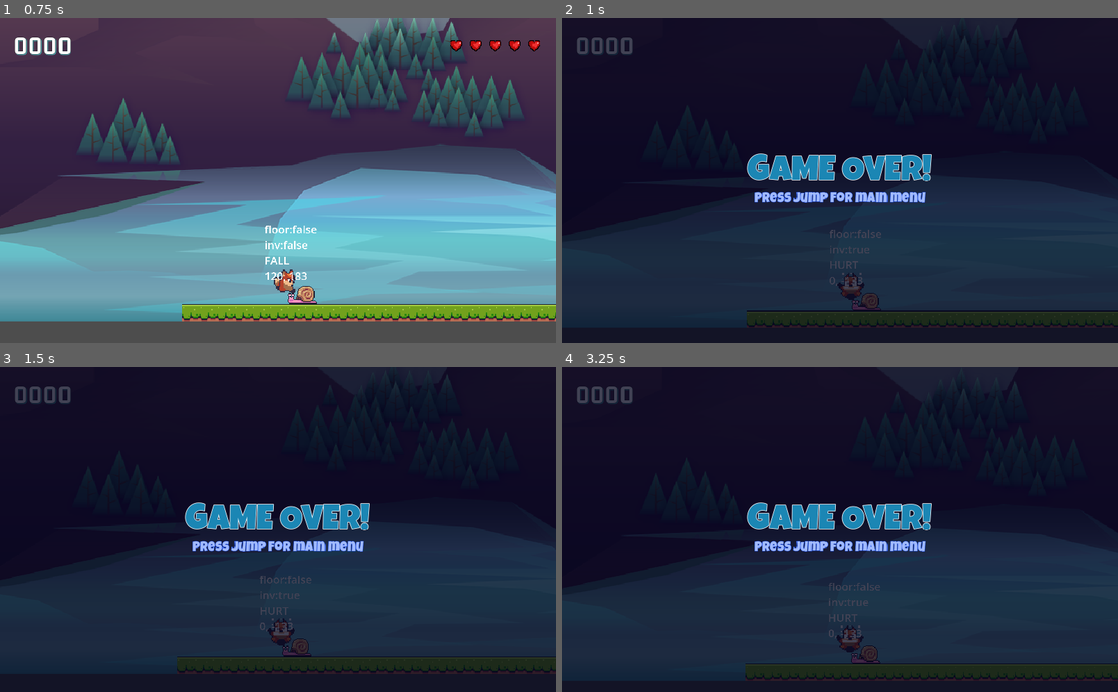
Above: before the commit, frames 1-4 (two rows, left to right).
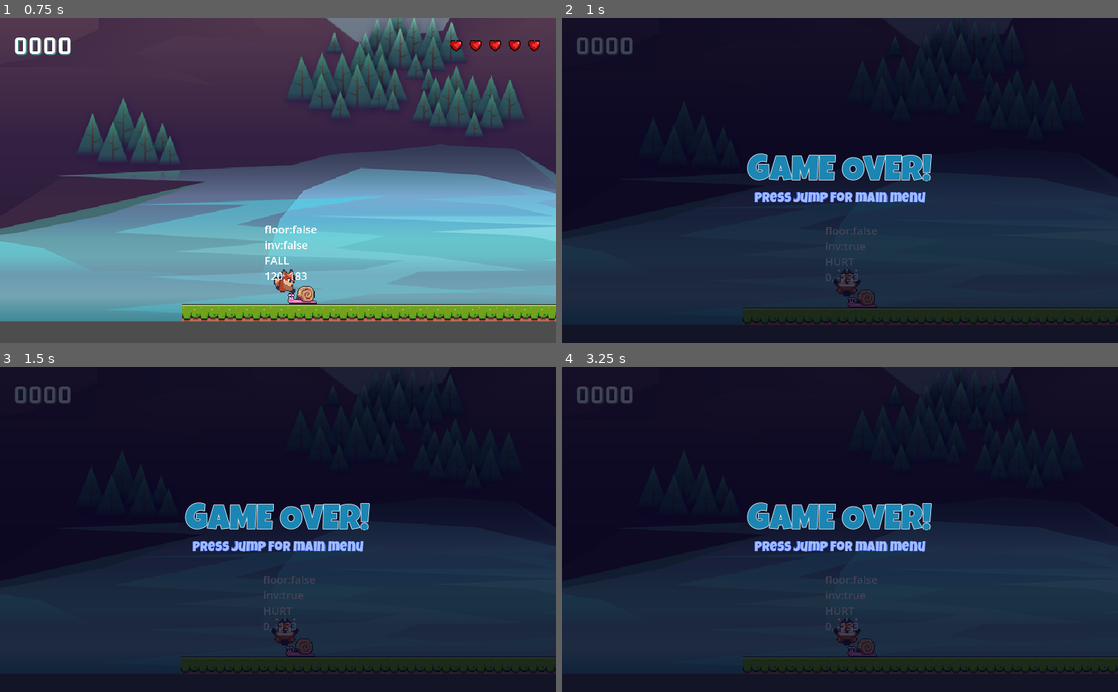
Above: after the commit, the same moments.

Repository: mattburro/Foxy-Antics
Game: Godot game, scene res://main/main.tscn
The game is run twice, just before and just after one commit, with the same random seed, the same clock (stepped at 60 frames per second) and the same inputs.
Inputs:
- Up to frame 1 (0.75 s): tap Enter at 0.5 s; hold D (right) from 0.53 s (still down); hold Space (jump) from 0.53 s (still down)
- Up to frame 2 (1 s): keep holding D (right); keep holding Space (jump)
- Up to frame 3 (1.5 s): keep holding D (right); release Space (jump) at 1.28 s; tap Shift (shoot) at 1.35 s
- Up to frame 4 (3.25 s): tap Space (jump) at 1.52, 1.55, 1.82, 3.02, 3.05 s; release D (right) at 2.03 s; hold A (left) 2.03-2.78 s; hold Space (jump) 2.03-2.78 s; hold D (right) from 2.78 s (still down); tap Shift (shoot) at 2.85 s

Frame 1 is identical in both runs. In frame 2, 2.3% of the frame differs, in the area x 16-100%, y 2-96%; in frame 3, 1.2%; in frame 4, 2.9%, in the area x 1-100%, y 3-97%.

Commit message:
Fix shakey cam bug and kill player after falling off screen

Diff:
--- a/player/player.gd
+++ b/player/player.gd
@@ -3,6 +3,7 @@
 enum PLAYER_STATE { IDLE, RUN, JUMP, FALL, HURT }
 
 const GRAVITY: float = 1000.0
+const FALLEN_OFF: float = 100.0
 const RUN_SPEED: float = 120.0
 const JUMP_VELOCITY: float = -400.0
 const MAX_FALL_SPEED: float = 400.0
@@ -30,6 +31,8 @@
 	update_debug_text()
 
 func _physics_process(delta):
+	check_fallen_off()
+
 	if not is_on_floor():
 		velocity.y += GRAVITY * delta
 
@@ -107,7 +110,6 @@
 	set_state(PLAYER_STATE.HURT)
 	velocity = HURT_JUMP_VELOCITY
 	hurt_timer.start()
-	SignalManager.on_player_hit.emit(lives)
 
 func go_invincible():
 	invincible = true
@@ -133,6 +135,11 @@
 	else:
 		return true
 
+func check_fallen_off():
+	if global_position.y > FALLEN_OFF:
+		lives = 1
+		reduce_lives()
+
 func on_hitbox_area_entered(area: Area2D):
 	apply_hit()
 
